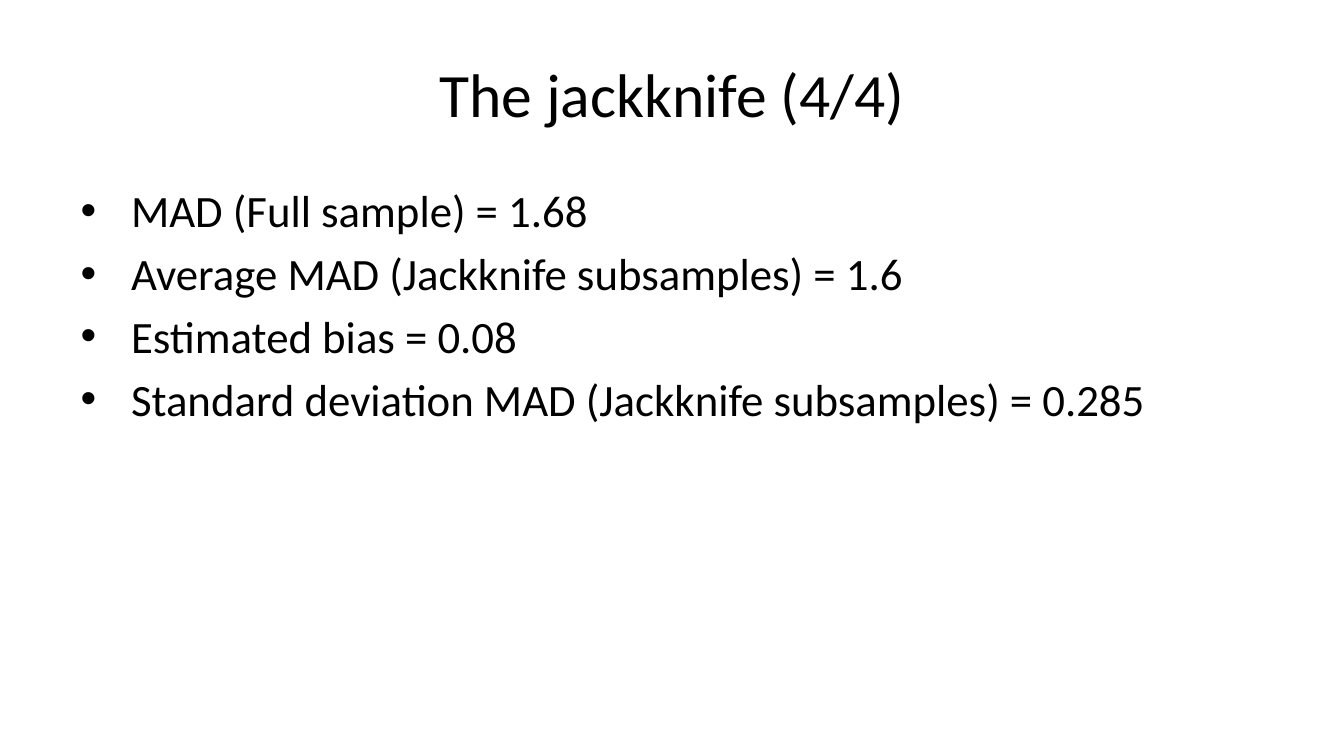
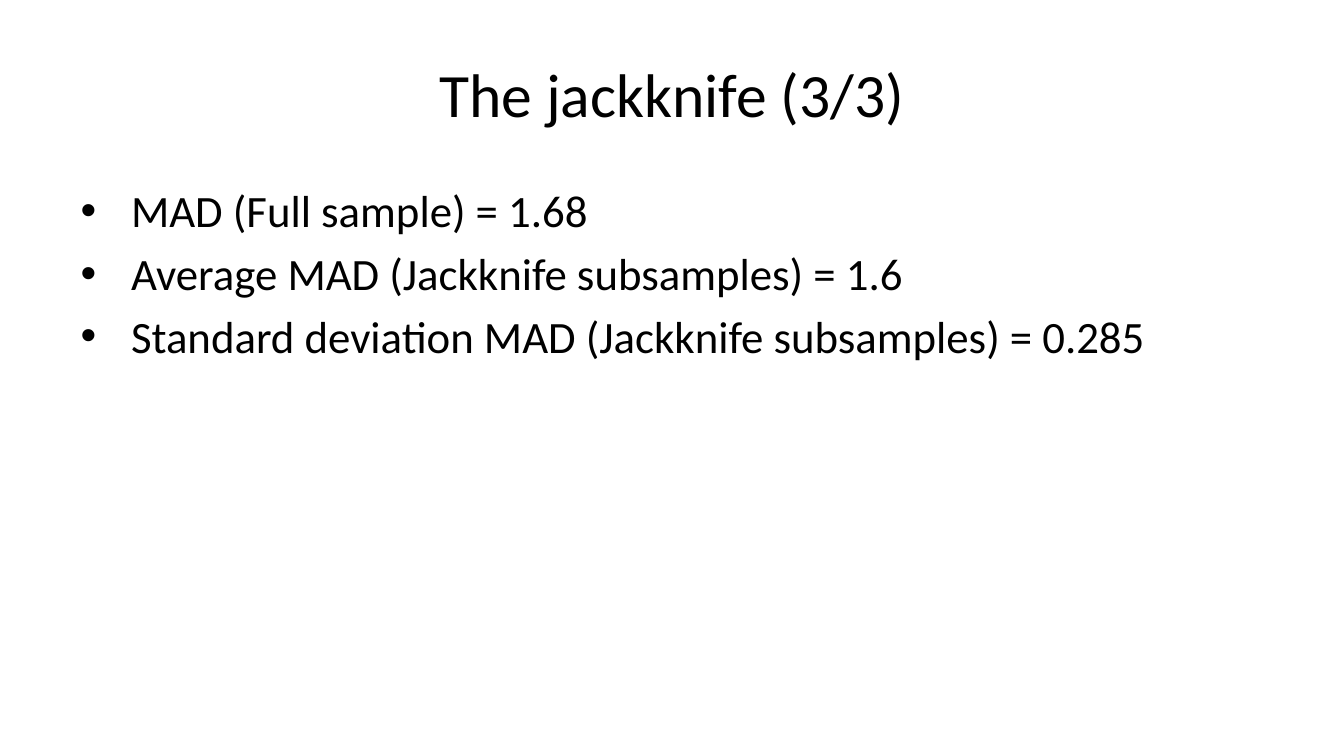
Before and after one commit to pmean/papers-and-presentations, a slide deck: slide 10 of bootstrap/src/bootstrap-slides.pptx (slide 7 before the commit). Drawn at 1344x756 pixels with LibreOffice and Linux fonts; fonts in the diff are those of the drawing. Boxes give left, top, right and bottom in pixels: in the first picture for what was removed or moved away, otherwise in the second. Text is boxed around its words. In the diff, an @@ line names an element or a change of style, - is before the commit and + after.

```diff
--- a/bootstrap/src/bootstrap-slides.pptx
+++ b/bootstrap/src/bootstrap-slides.pptx
@@ title at (439,72,904,128): text changed @@
-The jackknife (4/4)
+The jackknife (3/3)
@@ text at (131,322,517,354): paragraph removed @@
-• Estimated bias = 0.08
```
Also in this commit, not shown: 2 other slides changed, 8 slides added, 1 slide removed, 5 other files.
